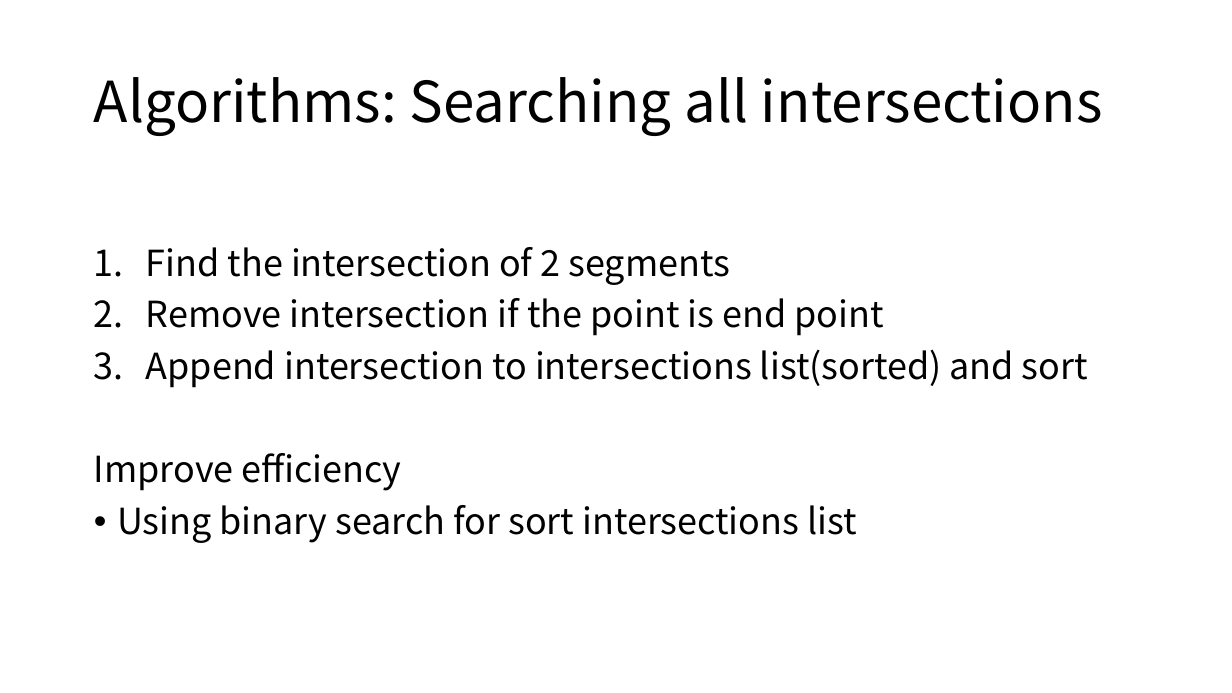
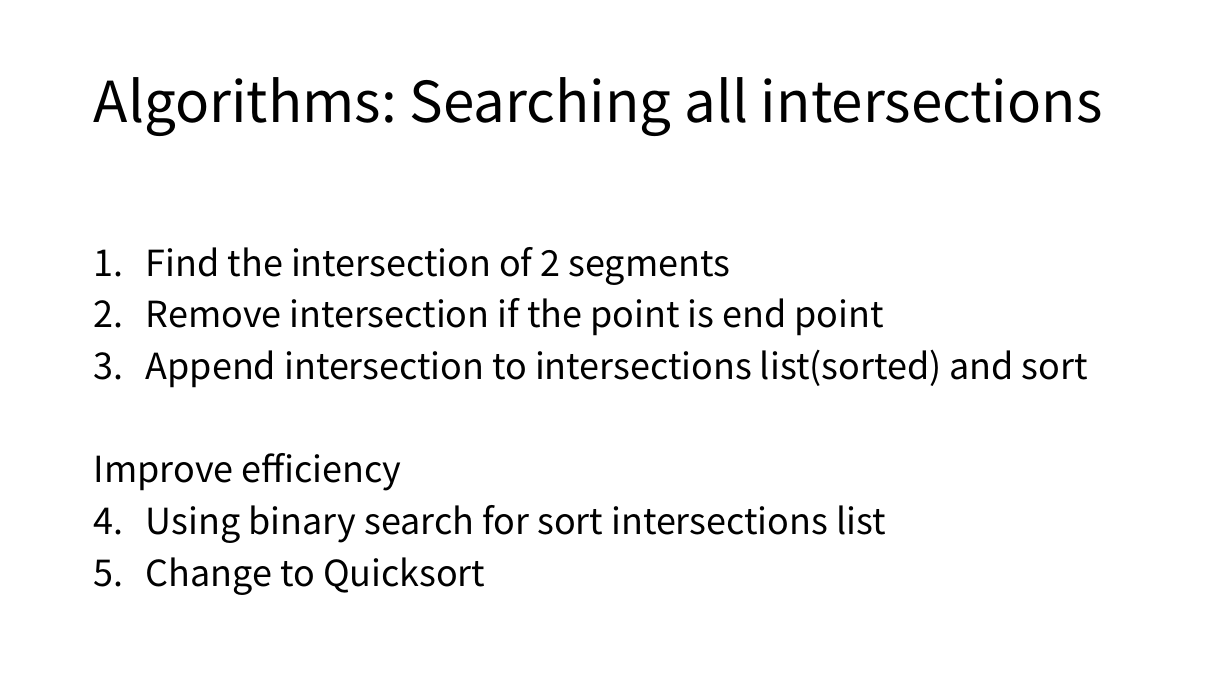
Before and after one commit to ie03-aizu-2019/ie03project-skys, a slide deck: slide 9 of Reports/final.pptx (slide 8 before the commit). Drawn at 1232x693 pixels with LibreOffice and Linux fonts; fonts in the diff are those of the drawing. Boxes give left, top, right and bottom in pixels: in the first picture for what was removed or moved away, otherwise in the second. Text is boxed around its words. In the diff, an @@ line names an element or a change of style, - is before the commit and + after.

```diff
--- a/Reports/final.pptx
+++ b/Reports/final.pptx
@@ text at <box>146,505,886,543</box>: bullet • to 1. @@
@@ text at <box>146,557,485,595</box>: paragraph added @@
+2. Change to Quicksort
```
Also in this commit, not shown: 5 other slides changed, 3 slides added, 6 other files.
